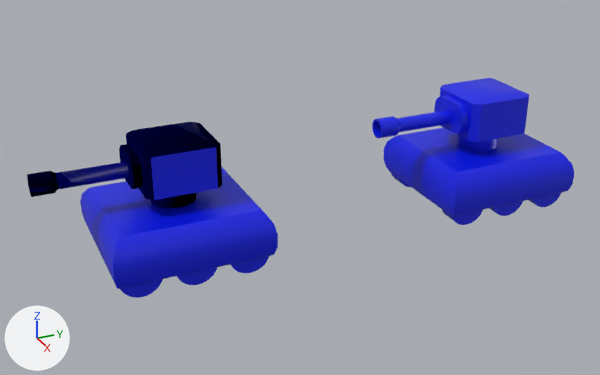
The Blender file Assets/Models/Tank.blend, before and after one commit.
The view is the same before and after, from a camera (50 mm lens) standing at (42.4, -11.1, 22.8) and looking at (0.0, 7.9, 1.6). The axes (+X, +Y, +Z) are drawn at lower left. The lights are the same throughout.

In view in the first picture: 'TankBot(Player)', 'TankHead(Player)', 'TankTop(Enemy)', 'TankTop(Enemy).001'.
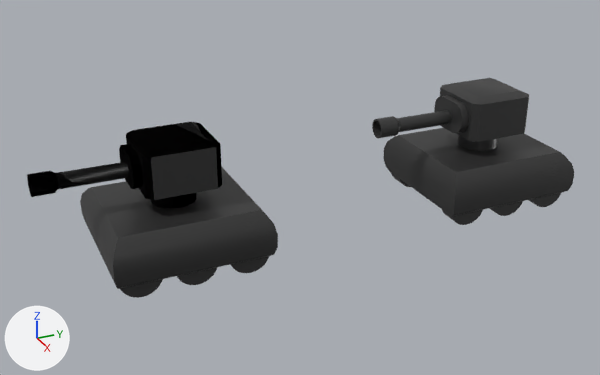
The change, as a list of edits to the scene's bpy script:
```text
Change mat_player_color:
    mat_player_color.base_color: (0.0, 0.00836, 0.8) -> (0.0291, 0.0291, 0.0291)  # blue #0017e7 -> black #303030
```

What differs and where, as boxes (x1, y1, x2, y2) in the pictures (600 x 375 px):
'TankBot(Player)', recoloured (blue to black)
    both: (80, 166, 278, 298)
'TankTop(Enemy).001', recoloured (blue to black)
    both: (383, 128, 574, 225)
'TankHead(Player)', recoloured (blue to black)
    both: (27, 122, 222, 208)
'TankTop(Enemy)', recoloured (blue to black)
    both: (372, 78, 529, 151)
